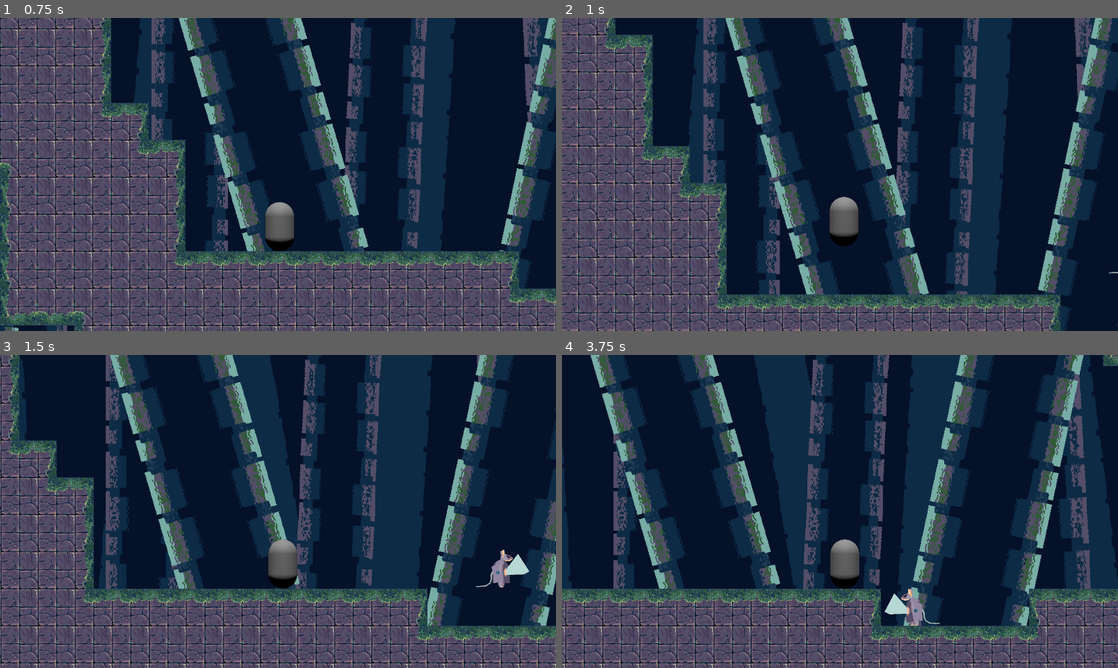
Above: before the commit, frames 1-4 (two rows, left to right).
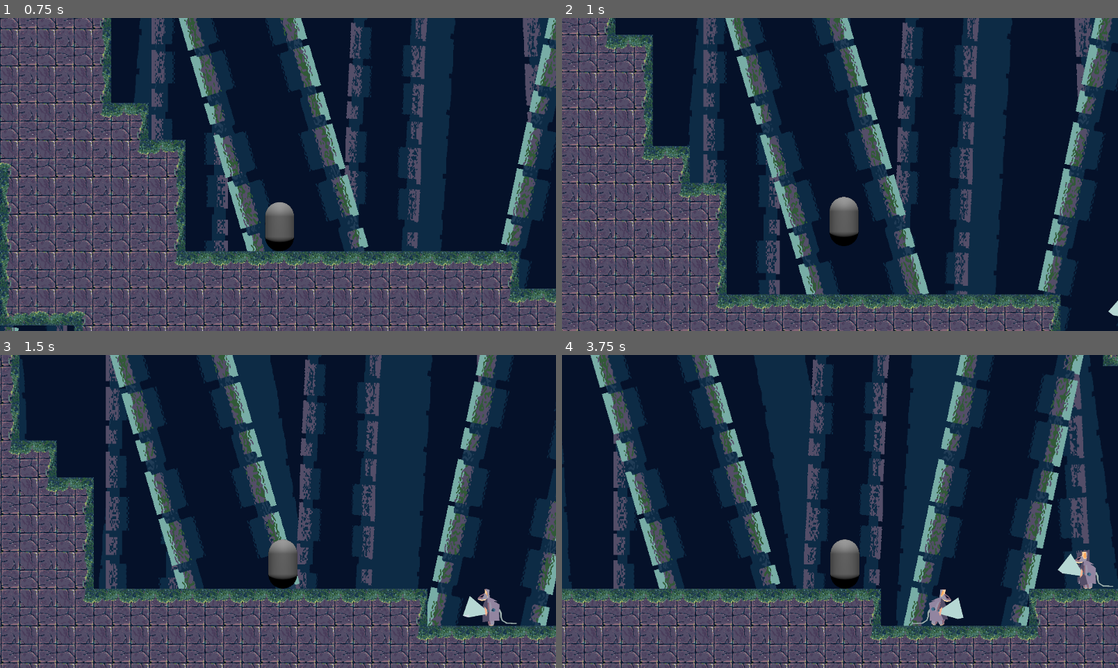
Above: after the commit, the same moments.

Repository: KairosGames/AlwaysEndsLikeThis
Game: Godot game, scene res://Scenes/Game.tscn
Two runs of this game, one before a commit and one after it. Both use one fixed random seed, a clock stepped at 60 frames per second and the inputs below. The engine's default icon, where the game draws it, is replaced by a stand-in: a white triangle on a blue panel in a dark square.
Inputs:
- Up to frame 1 (0.75 s): hold D (Right) from 0.53 s (still down)
- Up to frame 2 (1 s): keep holding D (Right); tap Space (Jump) at 0.77 s
- Up to frame 3 (1.5 s): keep holding D (Right)
- Up to frame 4 (3.75 s): tap Space (Jump) at 1.52, 3.02 s; release D (Right) at 2.03 s; hold A (Left) 2.03-2.78 s; hold D (Right) from 2.78 s (still down)

Frame 1 is identical in both runs. In frame 2, less than 0.1% of the frame differs, in the area x 98-100%, y 81-96%; in frame 3, 0.9%; in frame 4, 1.4%, in the area x 58-100%, y 62-87%.

Commit message:
un peu moins cons les enemis svp

Diff:
--- a/Prefabs/Enemy.tscn
+++ b/Prefabs/Enemy.tscn
@@ -916,10 +916,11 @@
 [node name="VisionNode" type="Node2D" parent="."]
 
 [node name="WalkingVisionRayCast2D" type="RayCast2D" parent="VisionNode"]
-target_position = Vector2(400, 0)
+target_position = Vector2(100, 0)
 collision_mask = 10
 
 [node name="PlayerVisionRayCast2D" type="RayCast2D" parent="VisionNode"]
+visible = false
 target_position = Vector2(400, 0)
 
 [node name="AttackArea" type="Area2D" parent="VisionNode"]
@@ -1091,12 +1092,14 @@
 
 [node name="LeftSprite2D" type="Sprite2D" parent="."]
 visible = false
+modulate = Color(0, 1, 0.015625, 1)
 top_level = true
 scale = Vector2(0.4375, 0.4375)
 texture = ExtResource("4_bftkq")
 
 [node name="RightSprite2D" type="Sprite2D" parent="."]
 visible = false
+modulate = Color(1, 0, 0, 1)
 top_level = true
 scale = Vector2(0.4375, 0.4375)
 texture = ExtResource("4_bftkq")
--- a/Scenes/MainScene.tscn
+++ b/Scenes/MainScene.tscn
@@ -15,14 +15,17 @@
 [node name="Player" parent="." instance=ExtResource("1_hpc76")]
 position = Vector2(232, 923)
 
-[node name="Enemy" parent="." instance=ExtResource("4_7rqgy")]
-position = Vector2(1338, 867)
-
 [node name="Enemy2" parent="." instance=ExtResource("4_7rqgy")]
-position = Vector2(3012, 1062)
+position = Vector2(1354, 1087)
 
 [node name="Enemy3" parent="." instance=ExtResource("4_7rqgy")]
-position = Vector2(3668, 943)
+position = Vector2(2052, 925)
 
 [node name="Enemy4" parent="." instance=ExtResource("4_7rqgy")]
-position = Vector2(4253, 1217)
+position = Vector2(2760, 1016)
+
+[node name="Enemy5" parent="." instance=ExtResource("4_7rqgy")]
+position = Vector2(3306, 925)
+
+[node name="Enemy6" parent="." instance=ExtResource("4_7rqgy")]
+position = Vector2(2937, 945)
--- a/Scripts/Enemy.gd
+++ b/Scripts/Enemy.gd
@@ -55,29 +55,7 @@
 			animation_player.play("IDLE")
 		EnemyState.Walking:
 			animation_player.play("WALK")
-			var left_position = global_position
-			for i in range(0, max_walking_point_distance / walking_point_steps):
-				walking_ray_cast_2d.global_position = global_position + Vector2.LEFT * i * walking_point_steps
-				walking_ray_cast_2d.force_raycast_update()
-				walking_vision_ray_cast_2d.force_raycast_update()
-				walking_vision_ray_cast_2d.target_position.x = -i * walking_point_steps
-				if walking_ray_cast_2d.is_colliding() and not walking_vision_ray_cast_2d.is_colliding():
-					left_position = global_position + Vector2.LEFT * i * walking_point_steps
-
-				left_sprite_2d.global_position = left_position
-
-			var right_position = global_position
-			for i in range(0, max_walking_point_distance / walking_point_steps):
-				walking_ray_cast_2d.global_position = global_position + Vector2.RIGHT * i * walking_point_steps
-				walking_ray_cast_2d.force_raycast_update()
-				walking_vision_ray_cast_2d.force_raycast_update()
-				walking_vision_ray_cast_2d.target_position.x = i * walking_point_steps
-				if walking_ray_cast_2d.is_colliding() and not walking_vision_ray_cast_2d.is_colliding():
-					right_position = global_position + Vector2.RIGHT * i * walking_point_steps
-
-				right_sprite_2d.global_position = right_position
-
-			walking_points = [left_position, right_position]
+			update_walking_points()
 			current_walking_point = get_next_walking_point()
 
 		EnemyState.Fighting:
@@ -116,16 +94,46 @@
 				enter_state(EnemyState.Idle)
 
 func get_next_walking_point()->Vector2:
-	walking_points.sort_custom(func(a,b): return global_position.distance_to(a) > global_position.distance_to(b))
-	return walking_points[0]
+	return walking_points[0] if walking_points[0] != current_walking_point else walking_points[1]
+
 
 func move_to_position(pos:Vector2, distance:float=100.0)->bool:
 	velocity.x = sign(pos.x - global_position.x) * MOVE_SPEED
 	vision_node.scale.x = sign(pos.x - global_position.x)
 	rat.scale.z = -sign(pos.x - global_position.x)
+	walking_vision_ray_cast_2d.target_position.x = 100.0
 	return global_position.distance_to(pos) < distance
 
 func deal_damages():
 	if attack_area.has_overlapping_bodies():
 		print("DEAL DAMAGES")
 		player.take_damages(1)
+
+func update_walking_points():
+	var left_position = global_position
+	for i in range(0, max_walking_point_distance / walking_point_steps):
+		walking_ray_cast_2d.global_position = global_position + Vector2.LEFT * i * walking_point_steps
+		walking_ray_cast_2d.force_raycast_update()
+		if not walking_ray_cast_2d.is_colliding(): break
+		walking_vision_ray_cast_2d.target_position.x = -i * walking_point_steps
+		walking_vision_ray_cast_2d.force_raycast_update()
+		if walking_vision_ray_cast_2d.is_colliding():
+			left_position = walking_vision_ray_cast_2d.get_collision_point()
+			break
+		left_position = global_position + Vector2.LEFT * i * walking_point_steps
+		left_sprite_2d.global_position = left_position
+
+	var right_position = global_position
+	for i in range(0, max_walking_point_distance / walking_point_steps):
+		walking_ray_cast_2d.global_position = global_position + Vector2.RIGHT * i * walking_point_steps
+		walking_ray_cast_2d.force_raycast_update()
+		if not walking_ray_cast_2d.is_colliding(): break
+		walking_vision_ray_cast_2d.target_position.x = i * walking_point_steps
+		walking_vision_ray_cast_2d.force_raycast_update()
+		if walking_vision_ray_cast_2d.is_colliding():
+			right_position = walking_vision_ray_cast_2d.get_collision_point()
+			break
+		right_position = global_position + Vector2.RIGHT * i * walking_point_steps
+		right_sprite_2d.global_position = right_position
+
+	walking_points = [left_position, right_position]
